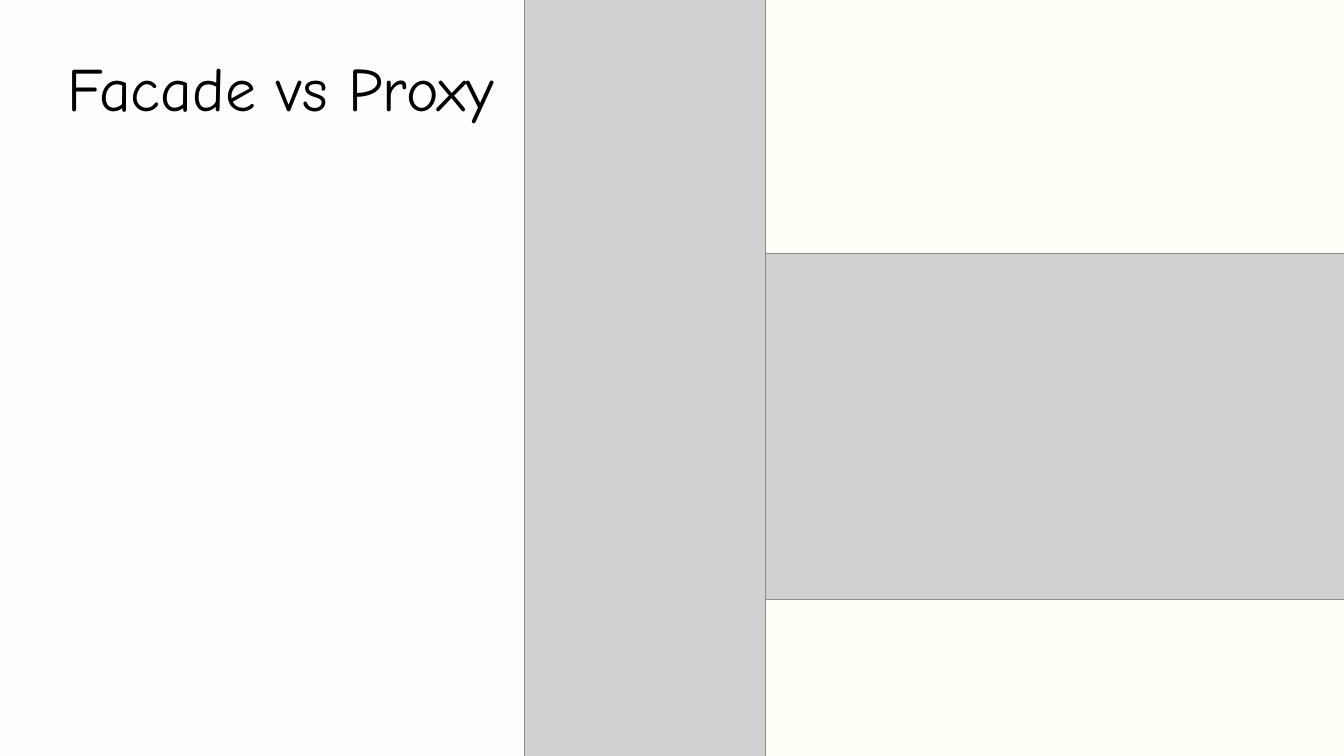
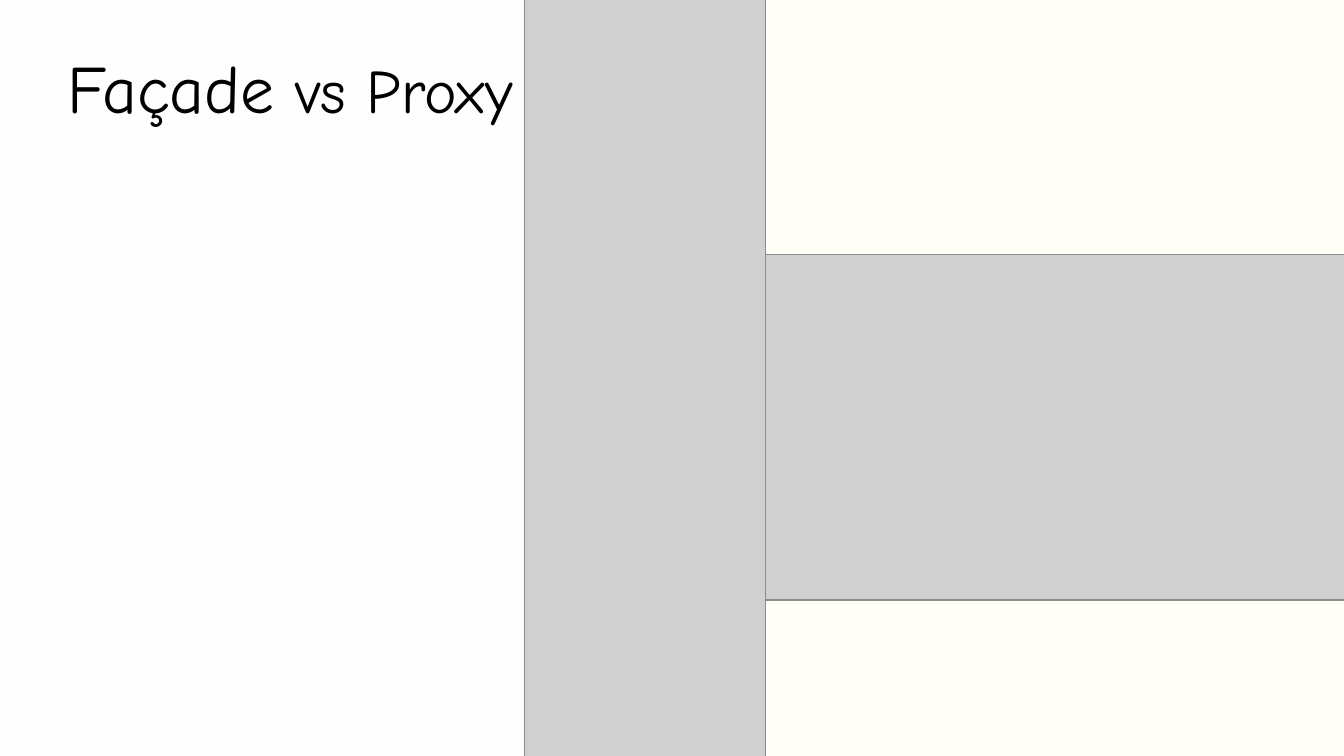
Before and after one commit to Fontys-Project/designpattern-poc, a slide deck: slide 12 of Presentatie design pattern.pptx. Drawn at 1344x756 pixels with LibreOffice and Linux fonts; fonts in the diff are those of the drawing; grey boxes stand for pictures. Boxes give left, top, right and bottom in pixels: in the first picture for what was removed or moved away, otherwise in the second. Text is boxed around its words. In the diff, an @@ line names an element or a change of style, - is before the commit and + after.

```diff
--- a/Presentatie design pattern.pptx
+++ b/Presentatie design pattern.pptx
@@ title at [67, 66, 513, 127]: text changed @@
-Facade vs Proxy
+Façade vs Proxy
```
Also in this commit, not shown: 6 other slides changed.
